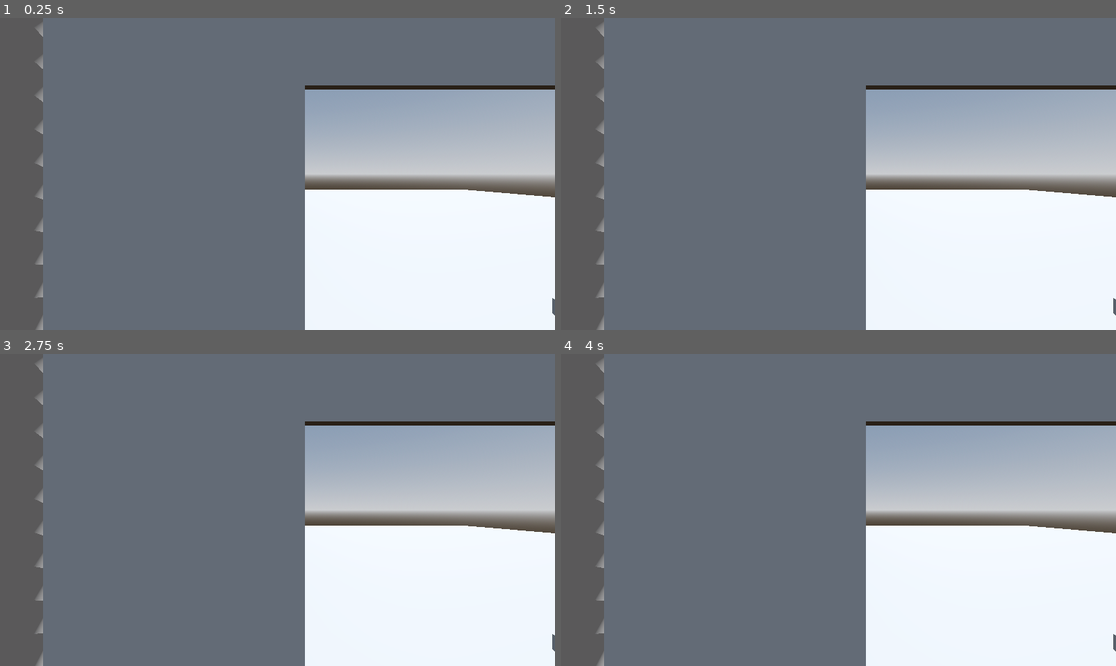
Above: before the commit, frames 1-4 (two rows, left to right).
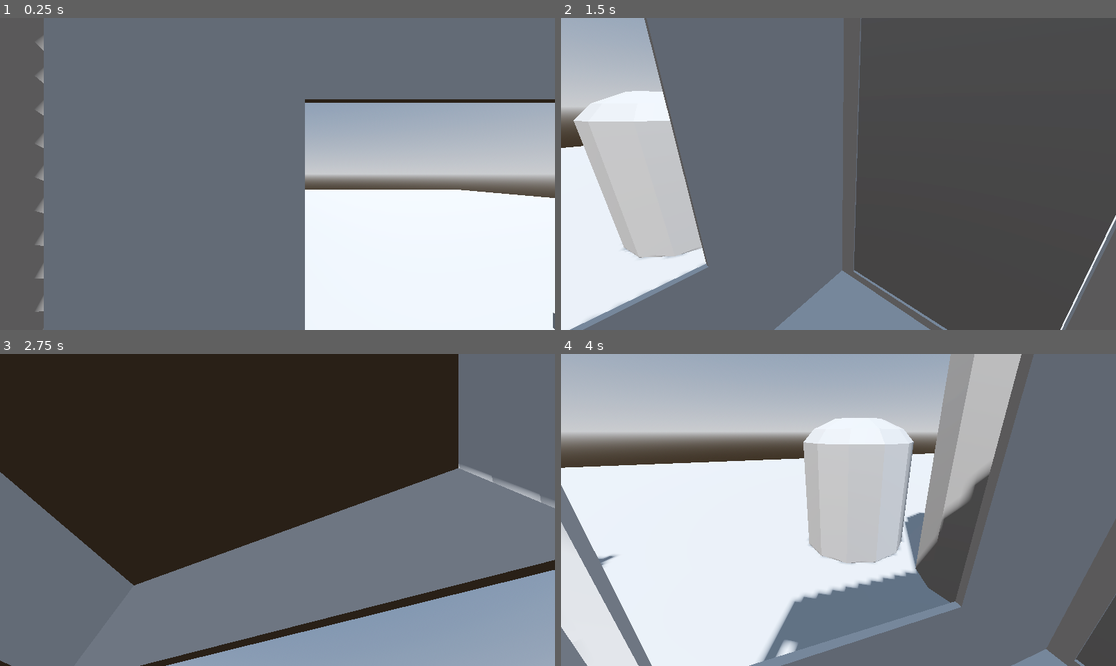
Above: after the commit, the same moments.

Repository: nidofir/ThePerfectPump
Game: Godot game, scene res://Scenes/Test3D.tscn
The game is run twice, just before and just after one commit, with the same random seed, the same clock (stepped at 60 frames per second) and the same inputs. This scene is started directly instead of the project's main scene.
Inputs (mouse positions are in pixels of both pictures, inside the frame that each line leads up to):
- Up to frame 1 (0.25 s): no input
- Up to frame 2 (1.5 s): tap Enter (ui_accept) at 0.5, 0.77, 1.25 s; move the mouse to (960, 158) at 0.52 s; hold D (right) 0.53-1.28 s; move the mouse to (727, 189) at 1.27 s; hold S (back) from 1.28 s (still down)
- Up to frame 3 (2.75 s): tap Enter (ui_accept) at 1.52, 2 s; move the mouse to (333, 441) at 2.02 s; release S (back) at 2.03 s; hold D (right) from 2.03 s (still down)
- Up to frame 4 (4 s): tap Enter (ui_accept) at 2.75, 3.02, 3.77 s; move the mouse to (810, 572) at 2.77 s; release D (right) at 2.78 s; hold W (forward) 2.78-3.53 s; move the mouse to (1005, 556) at 3.52 s; hold A (left) from 3.53 s (still down)

The runs differ from the first frame. In frame 1, 3.3% of the frame differs, in the area x 6-100%, y 0-100%; in frame 2, 69%; in frame 3, 80%; in frame 4, 90%, in the area x 0-100%, y 0-100%.
Error before the commit: Parse Error: Expected type specifier after "is". (res://Scripts/player.gd:28)

Commit message:
hid unoperable parts

Diff:
--- a/the-perfect-pump/Scripts/player.gd
+++ b/the-perfect-pump/Scripts/player.gd
@@ -24,8 +24,8 @@
 		player_camera.rotate_x(-event.relative.y * SENSITIVITY)
 		player_camera.rotation.x = clamp(player_camera.rotation.x, deg_to_rad(-40), deg_to_rad(60))
 
-func _unhandled_input(event: InputEvent) -> void:
-	if event is :
+#func _unhandled_input(event: InputEvent) -> void:
+	#if event is :
 #	elif event is Input.get_vector("Quit"):
 #		get_tree().quit()
 
Not shown, added: the-perfect-pump/Scenes/Test3D.tscn9377345122.tmp
